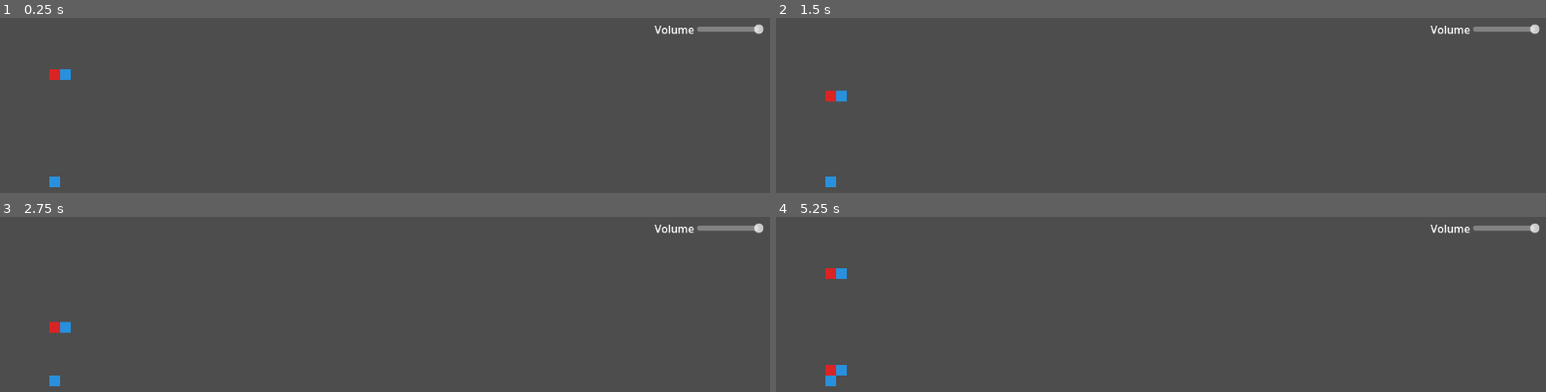
Above: before the commit, frames 1-4 (two rows, left to right).
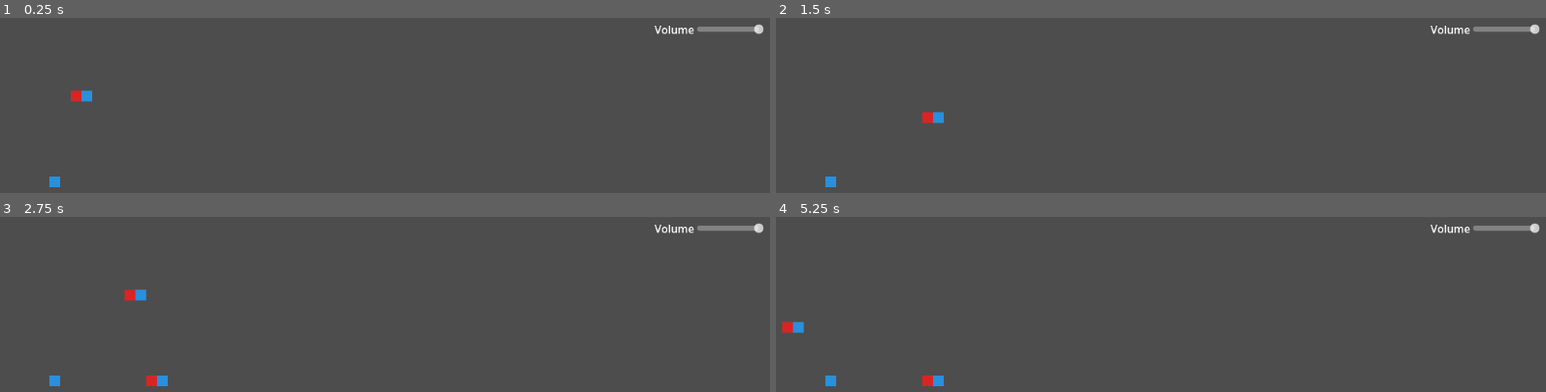
Above: after the commit, the same moments.

Repository: OwlyCode/LD54
Game: Godot game, scene res://game.tscn
The game is run twice, just before and just after one commit, with the same random seed, the same clock (stepped at 60 frames per second) and the same inputs.
Inputs:
- Up to frame 1 (0.25 s): no input
- Up to frame 2 (1.5 s): tap Enter at 0.5 s; hold Right (right, bound only after the commit) 0.53-1.28 s; hold Down (down, bound only after the commit) from 1.28 s (still down)
- Up to frame 3 (2.75 s): release Down (down, bound only after the commit) at 2.03 s; hold Right (right, bound only after the commit) from 2.03 s (still down)
- Up to frame 4 (5.25 s): tap Space at 3.5 s; release Right (right, bound only after the commit) at 3.53 s; hold Left (left, bound only after the commit) 3.53-5.03 s; tap Enter at 5 s; hold Down (down, bound only after the commit) from 5.03 s (still down)

The runs differ from the first frame. In frame 1, 0.4% of the frame differs, in the area x 6-12%, y 29-49%; in frame 2, 0.4%; in frame 3, 0.6%; in frame 4, 0.7%, in the area x 0-22%, y 29-97%.

Commit message:
Iterating on early game rules

Diff:
--- a/TileMap.gd
+++ b/TileMap.gd
@@ -5,12 +5,14 @@
 
 var state = []
 
-
 var active_cells = []
 
-var direction = Block.DOWN
+var direction = Block.UNDECIDED
 
 var cooldown = COOLDOWN_VALUE
+var action_cooldown = 0.05
+var interacted = false
+var push = []
 
 # Called when the node enters the scene tree for the first time.
 func _ready():
@@ -44,6 +46,35 @@
 	for cell in active_cells:
 		cell[1] += 1
 
+func can_move_left():
+	for cell in active_cells:
+		if cell[0] == 0:
+			return false
+
+		if state[cell[0]-1][cell[1]] != null:
+			return false
+
+	return true
+
+func move_left():
+	for cell in active_cells:
+		cell[0] -= 1
+
+
+func can_move_right():
+	for cell in active_cells:
+		if cell[0] >= GRID_SIZE-1:
+			return false
+
+		if state[cell[0]+1][cell[1]] != null:
+			return false
+
+	return true
+
+func move_right():
+	for cell in active_cells:
+		cell[0] += 1
+
 func lock():
 	for cell in active_cells:
 		state[cell[0]][cell[1]] = cell[2]
@@ -52,7 +83,8 @@
 
 
 func spawn_piece():
-	active_cells = [[5, 5, Block.new()], [6, 5, Block.new_blue()]]
+	active_cells = [[7, 7, Block.new()], [8, 7, Block.new_blue()]]
+	direction = Block.UNDECIDED
 
 func update_state():
 	if direction == Block.DOWN:
@@ -60,6 +92,19 @@
 			move_down()
 		else:
 			lock()
+
+func interact():
+	for p in push:
+		if p == Block.LEFT and can_move_left():
+			move_left()
+
+		if p == Block.RIGHT and can_move_right():
+			move_right()
+
+		if p == Block.DOWN and can_move_down():
+			move_down()
+
+	push = []
 
 func draw():
 	clear()
@@ -73,13 +118,44 @@
 		set_cell(0, Vector2i(cell[0], cell[1]), 1, cell[2].get_color())
 
 
-# Called every frame. 'delta' is the elapsed time since the previous frame.
-func _process(delta):
+func _process(_delta):
+	draw()
+
+
+
+func is_speedup():
+	if Input.is_action_just_pressed("down") and direction == Block.DOWN:
+		return true
+
+	return false
+
+
+func _physics_process(delta):
+	if Input.is_action_just_pressed("down") or (Input.is_action_pressed("down") and action_cooldown < 0):
+		if direction == Block.UNDECIDED:
+			direction = Block.DOWN
+
+		push.append(Block.DOWN)
+		interacted = true
+
+	if Input.is_action_just_pressed("left") or (Input.is_action_pressed("left") and action_cooldown < 0):
+		push.append(Block.LEFT)
+		interacted = true
+
+	if Input.is_action_just_pressed("right") or (Input.is_action_pressed("right") and action_cooldown < 0):
+		push.append(Block.RIGHT)
+		interacted = true
+
+
+	if interacted:
+		action_cooldown = 0.1
+
 	cooldown -= delta
+	action_cooldown -= delta
+
+	interact()
+	interacted = false
 
 	if cooldown < 0:
 		cooldown = COOLDOWN_VALUE
-
 		update_state()
-
-	draw()
--- a/project.godot
+++ b/project.godot
@@ -18,3 +18,31 @@
 [autoload]
 
 Global="*res://Global.gd"
+
+[input]
+
+up={
+"deadzone": 0.5,
+"events": [Object(InputEventKey,"resource_local_to_scene":false,"resource_name":"","device":-1,"window_id":0,"alt_pressed":false,"shift_pressed":false,"ctrl_pressed":false,"meta_pressed":false,"pressed":false,"keycode":0,"physical_keycode":4194320,"key_label":0,"unicode":0,"echo":false,"script":null)
+]
+}
+down={
+"deadzone": 0.5,
+"events": [Object(InputEventKey,"resource_local_to_scene":false,"resource_name":"","device":-1,"window_id":0,"alt_pressed":false,"shift_pressed":false,"ctrl_pressed":false,"meta_pressed":false,"pressed":false,"keycode":0,"physical_keycode":4194322,"key_label":0,"unicode":0,"echo":false,"script":null)
+]
+}
+right={
+"deadzone": 0.5,
+"events": [Object(InputEventKey,"resource_local_to_scene":false,"resource_name":"","device":-1,"window_id":0,"alt_pressed":false,"shift_pressed":false,"ctrl_pressed":false,"meta_pressed":false,"pressed":false,"keycode":0,"physical_keycode":4194321,"key_label":0,"unicode":0,"echo":false,"script":null)
+]
+}
+left={
+"deadzone": 0.5,
+"events": [Object(InputEventKey,"resource_local_to_scene":false,"resource_name":"","device":-1,"window_id":0,"alt_pressed":false,"shift_pressed":false,"ctrl_pressed":false,"meta_pressed":false,"pressed":false,"keycode":0,"physical_keycode":4194319,"key_label":0,"unicode":0,"echo":false,"script":null)
+]
+}
+rotate={
+"deadzone": 0.5,
+"events": [Object(InputEventKey,"resource_local_to_scene":false,"resource_name":"","device":-1,"window_id":0,"alt_pressed":false,"shift_pressed":false,"ctrl_pressed":false,"meta_pressed":false,"pressed":false,"keycode":0,"physical_keycode":32,"key_label":0,"unicode":32,"echo":false,"script":null)
+]
+}
